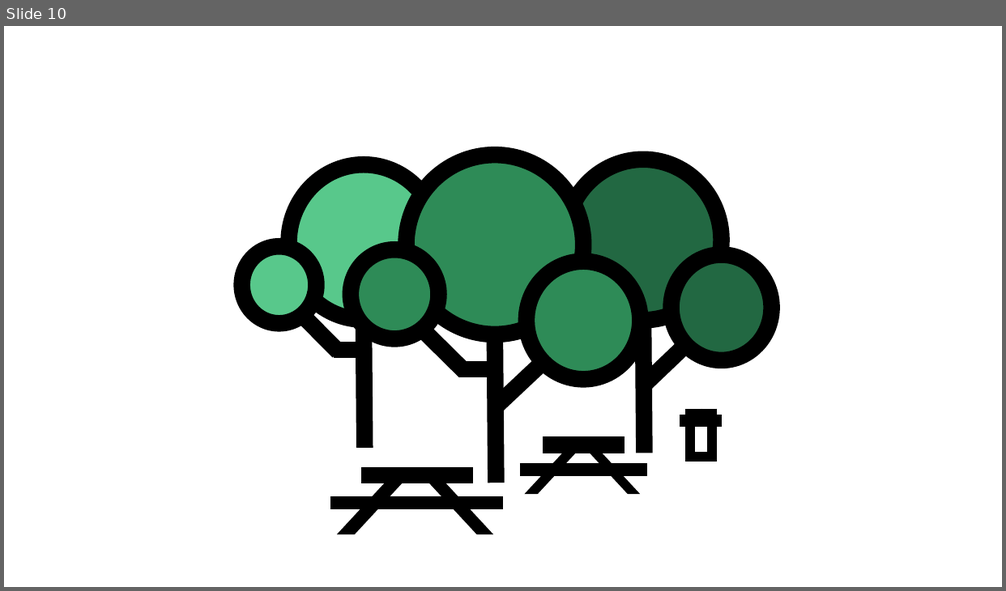
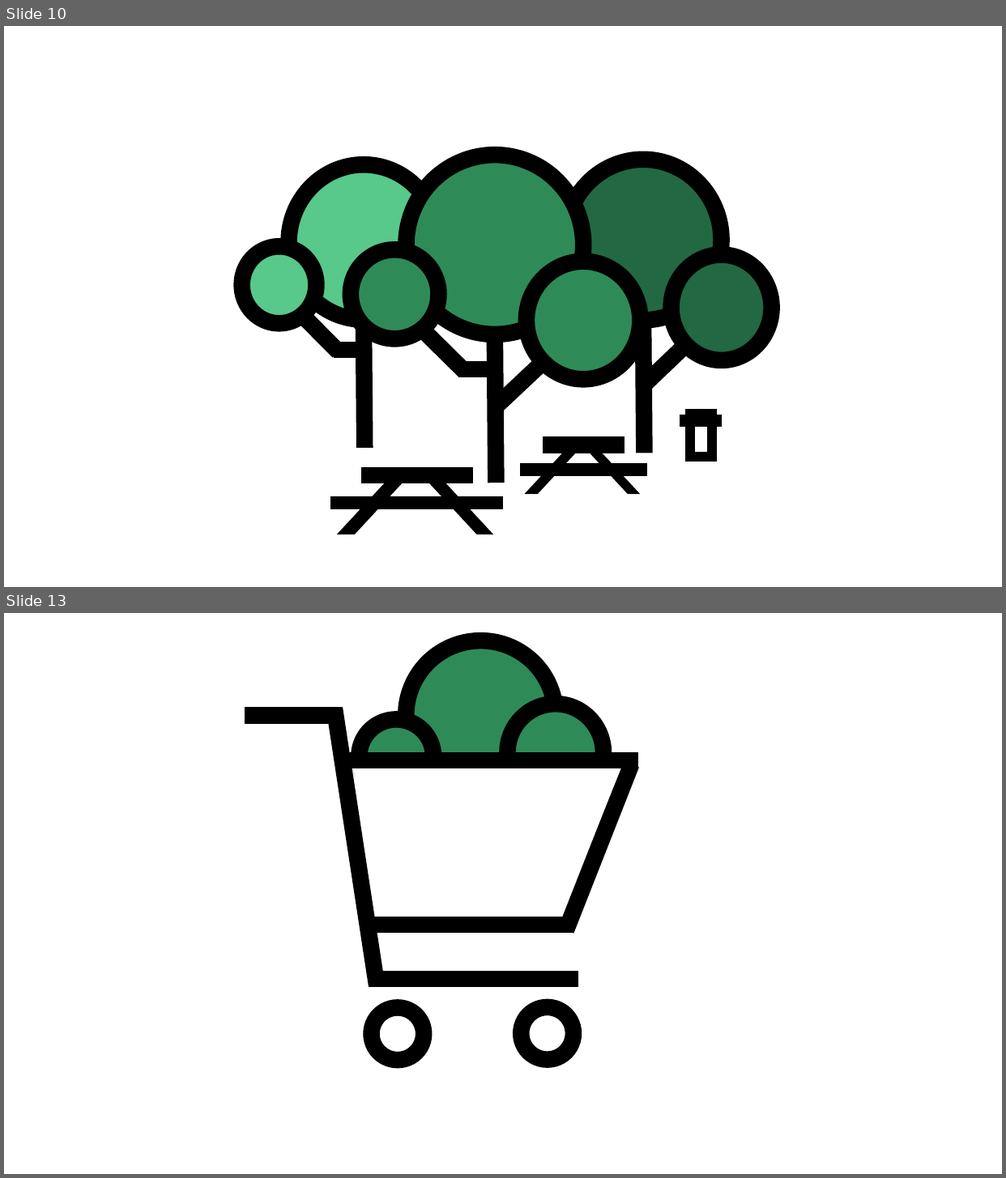
Before and after one commit to haimazu/G9-GoNature, a slide deck: LOGO/esteam_editable.pptx. Shown one above the other, each under a label of ours: slide 10 before the commit, slides 10 and 13 after it; the slides between them are not shown. The pictures are 1006x591 and 1006x1178 pixels, drawn with LibreOffice and Linux fonts; fonts in the diff are those of the drawing. Boxes give left, top, right and bottom in pixels: in the first picture for what was removed or moved away, otherwise in the second. Text is boxed around its words. In the diff, an @@ line names an element or a change of style, - is before the commit and + after.

```diff
--- a/LOGO/esteam_editable.pptx
+++ b/LOGO/esteam_editable.pptx
@@ slide 13 added at [4, 613, 1002, 1174], background #FFFFFF @@
@@ ellipse added at [406, 641, 556, 790], fill #2E8B57, outline #000000 16 pt @@
@@ line added from (377, 986) to (335, 709), #000000 16 pt @@
@@ ellipse added at [508, 704, 603, 802], fill #2E8B57, outline #000000 16 pt @@
@@ line added from (343, 716) to (245, 716), #000000 16 pt @@
@@ ellipse added at [359, 719, 433, 794], fill #2E8B57, outline #000000 16 pt @@
@@ line added from (639, 760) to (340, 760), #000000 16 pt @@
@@ trapezoid added at [353, 769, 620, 885], fill #FFFFFF, outline #FFFFFF 1 pt @@
@@ line added from (632, 764) to (566, 931), #000000 16 pt @@
@@ line added from (573, 925) to (364, 925), #000000 16 pt @@
@@ line added from (579, 979) to (369, 979), #000000 16 pt @@
@@ ellipse added at [372, 1008, 424, 1061], fill #FFFFFF, outline #000000 16 pt @@
@@ ellipse added at [522, 1007, 573, 1060], fill #FFFFFF, outline #000000 16 pt @@
```
Also in this commit, not shown: 3 other slides added.
